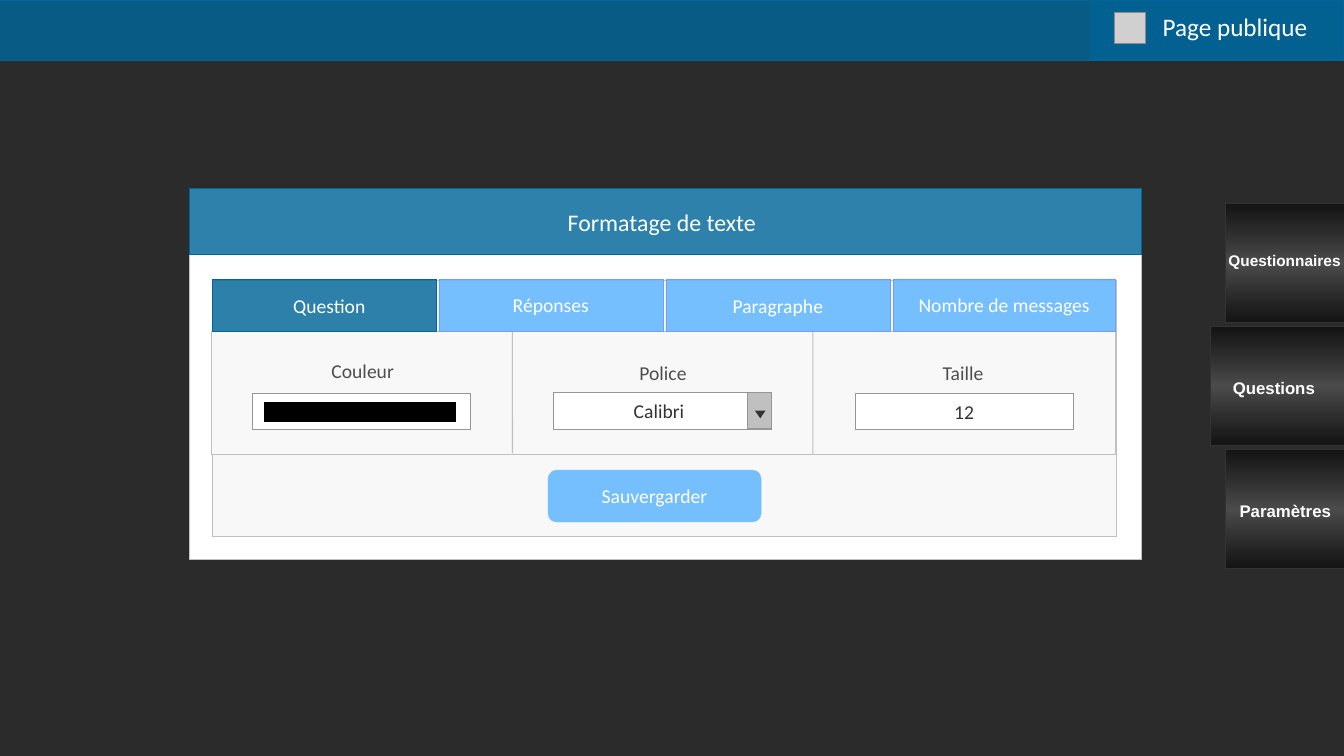
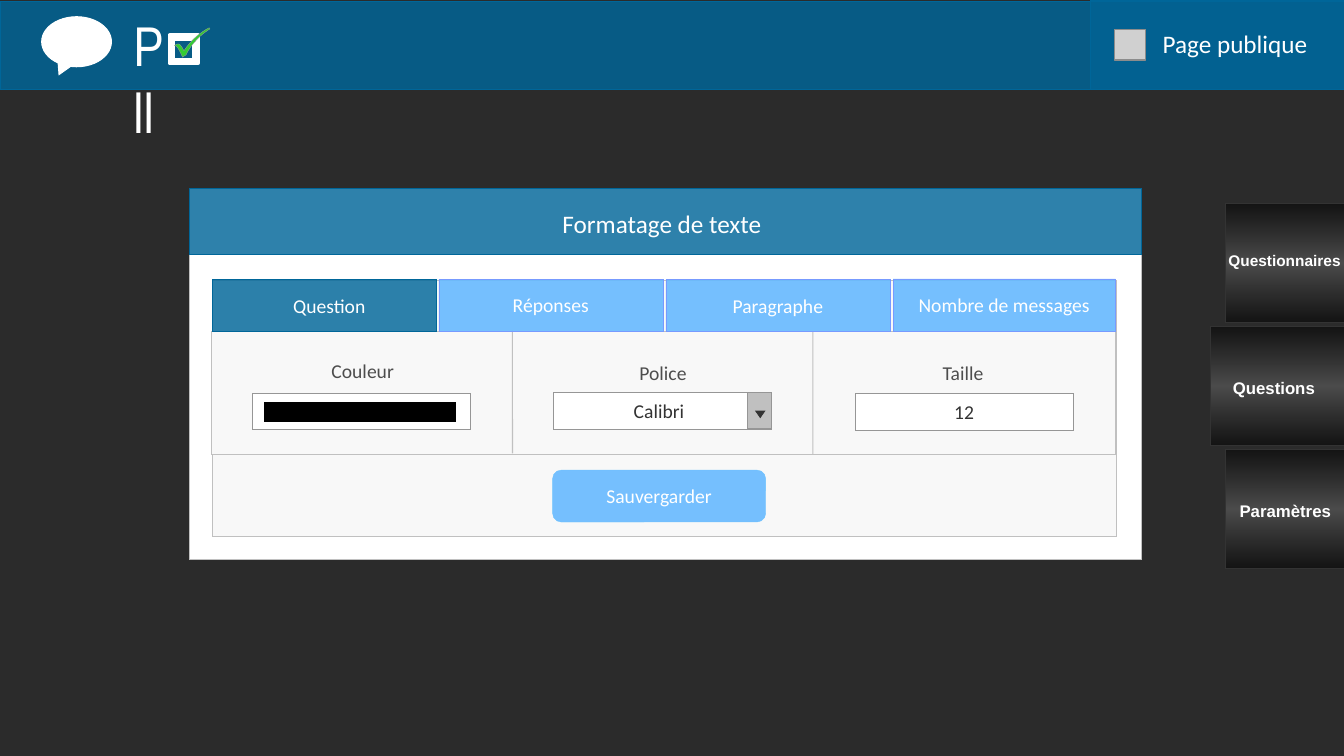
Before and after one commit to Airenn/Poll-Web, a slide deck: slide 1 of Poll-Web-master/maquette/maquette_page_parametre.ppt. Drawn at 1344x756 pixels with LibreOffice and Linux fonts; fonts in the diff are those of the drawing; grey boxes stand for pictures; background and template pictures are left out; a plain dark background stands for a picture behind light text. Boxes give left, top, right and bottom in pixels: in the first picture for what was removed or moved away, otherwise in the second. Text is boxed around its words. In the diff, an @@ line names an element or a change of style, - is before the commit and + after.

```diff
--- a/Poll-Web-master/maquette/maquette_page_parametre.ppt
+++ b/Poll-Web-master/maquette/maquette_page_parametre.ppt
@@ rectangle: place and size @@
-rectangle at [0, 1, 1343, 60]
+rectangle at [0, 1, 1344, 90]
@@ group added at [41, 17, 210, 133]: 2 freeform shapes, 1 speech bubble, 1 text @@
+P ll
@@ rectangle: place and size @@
-rectangle at [1090, 0, 1344, 59]
+rectangle at [1090, 0, 1344, 90]
@@ picture: place and size @@
-picture at [1114, 13, 1146, 44]
+picture at [1114, 29, 1146, 60]
@@ text "Page publique": place and size @@
-text "Page publique" at [1163, 18, 1307, 41]
+text "Page publique" at [1163, 35, 1307, 58]
@@ text "Formatage de texte" at [562, 215, 761, 238]: size 17 to 18 pt @@
@@ rounded rectangle "Sauvergarder": place and size @@
-rounded rectangle "Sauvergarder" at [548, 469, 761, 522]
+rounded rectangle "Sauvergarder" at [552, 469, 765, 522]
```
Also in this commit, not shown: 1 other slide changed, 4 other files.
